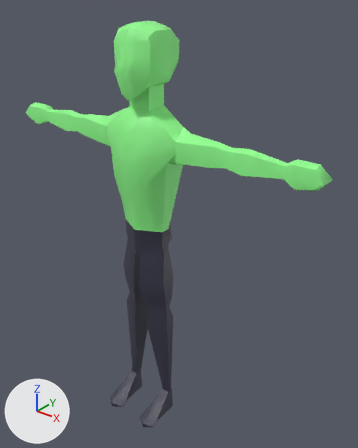
One commit to the FBX model Assets/Models/NPC/body1.fbx: the scene before it, then after it.
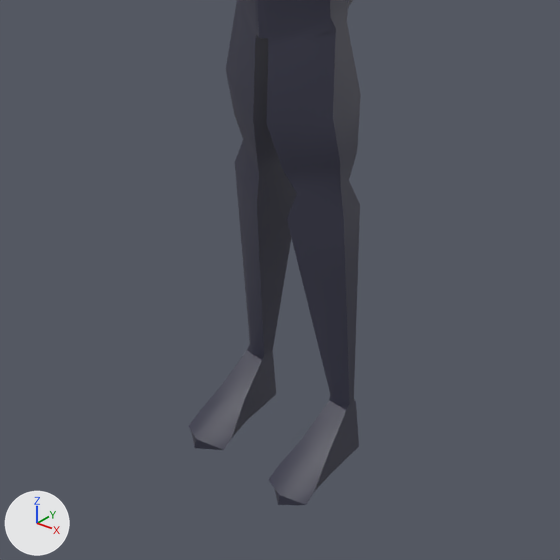
Old and new are each drawn whole from a camera (50 mm lens) standing at (0.0632, -0.0694, 0.0929) and looking at (0.0046, 0.0038, 0.0474) and again close up on the part from 11% to 69% of the width and 54% to 100% of the height. The axes (+X, +Y, +Z) are drawn at lower left. The lights are the same throughout. Where no turn or scale is listed for an object, it has been applied to the vertices. Vertices at the same position are counted once.
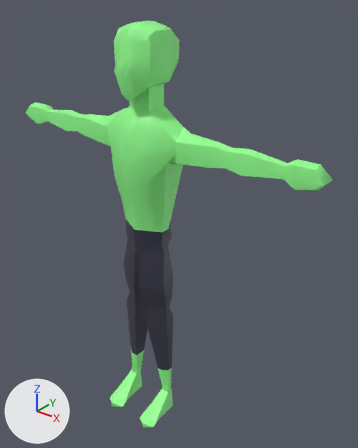
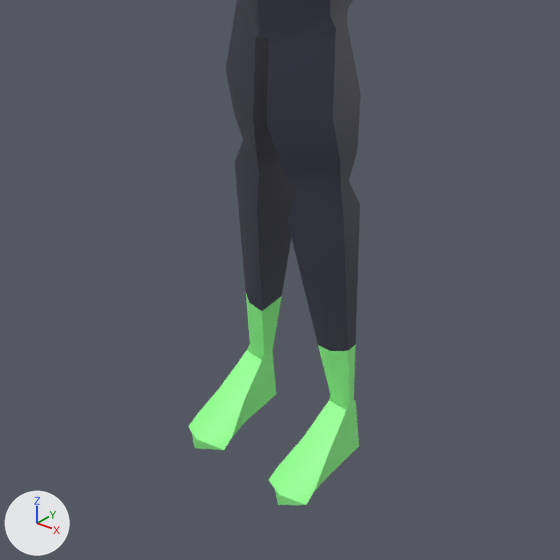
Patch to the scene script:
```diff
--- a/Assets/Models/NPC/body1.fbx.py
+++ b/Assets/Models/NPC/body1.fbx.py
@@ me_mesh @@
 me_mesh.from_pydata(...)  # 607 vertices, 602 faces; spans x -0.0373..0.0373, y -0.0101..0.0059, z -0.0459..0.0402
 # used by ob_pcube1; location = (0.0, 0.0, 0.04669)
+# me_mesh part 1: all 76 faces centred in x -0.0068..0.0068, y -0.0095..-0.0002, z -0.0459..-0.0371 switch from mat_pants (dark blue #38394a) to mat_lambert2 (green #91ff8f)
```

What differs and where, as boxes [x1, y1, x2, y2] in the close-ups (560 x 560 px):
part 1 of me_mesh, recoloured (grey to green): [189, 294, 359, 505] in both
